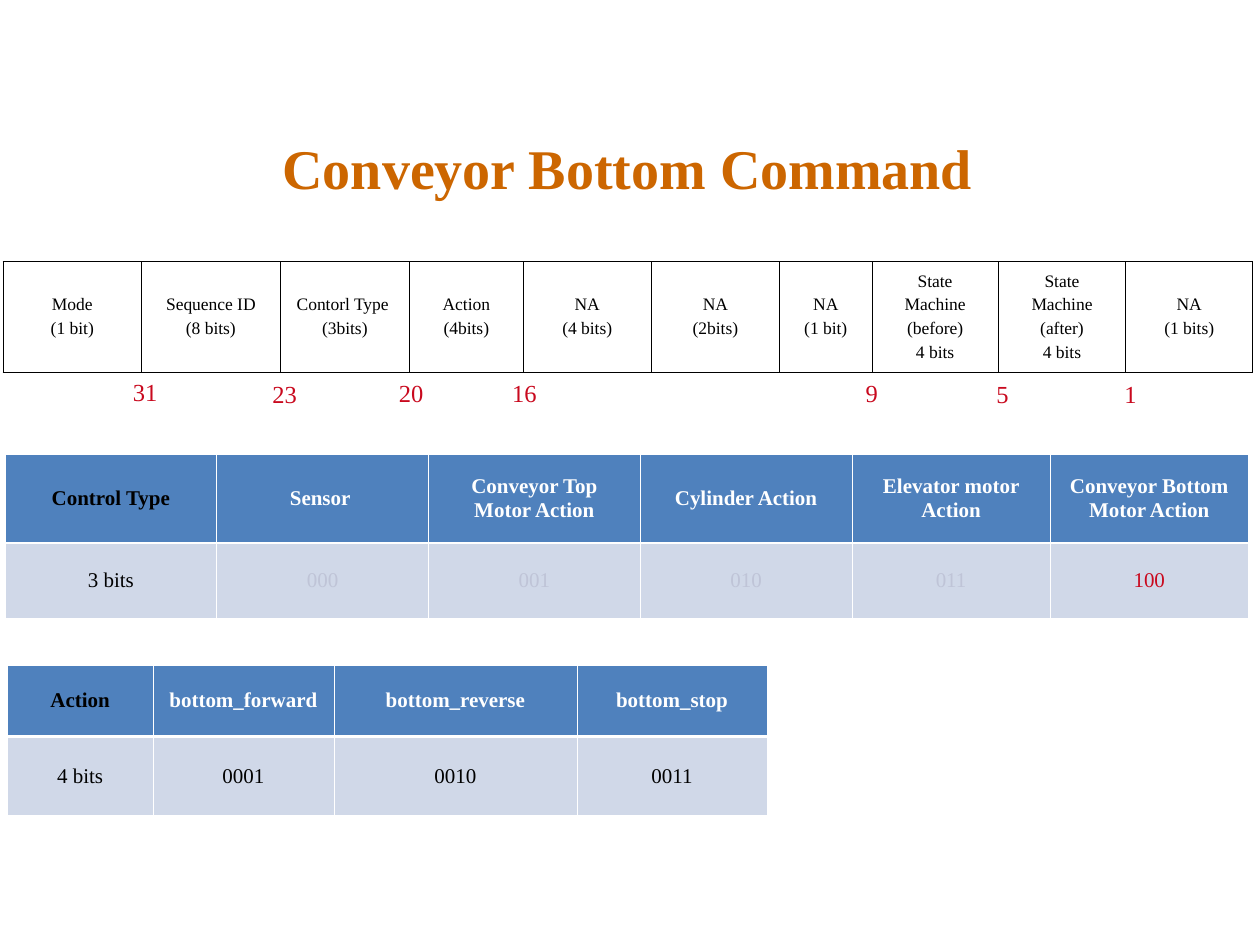
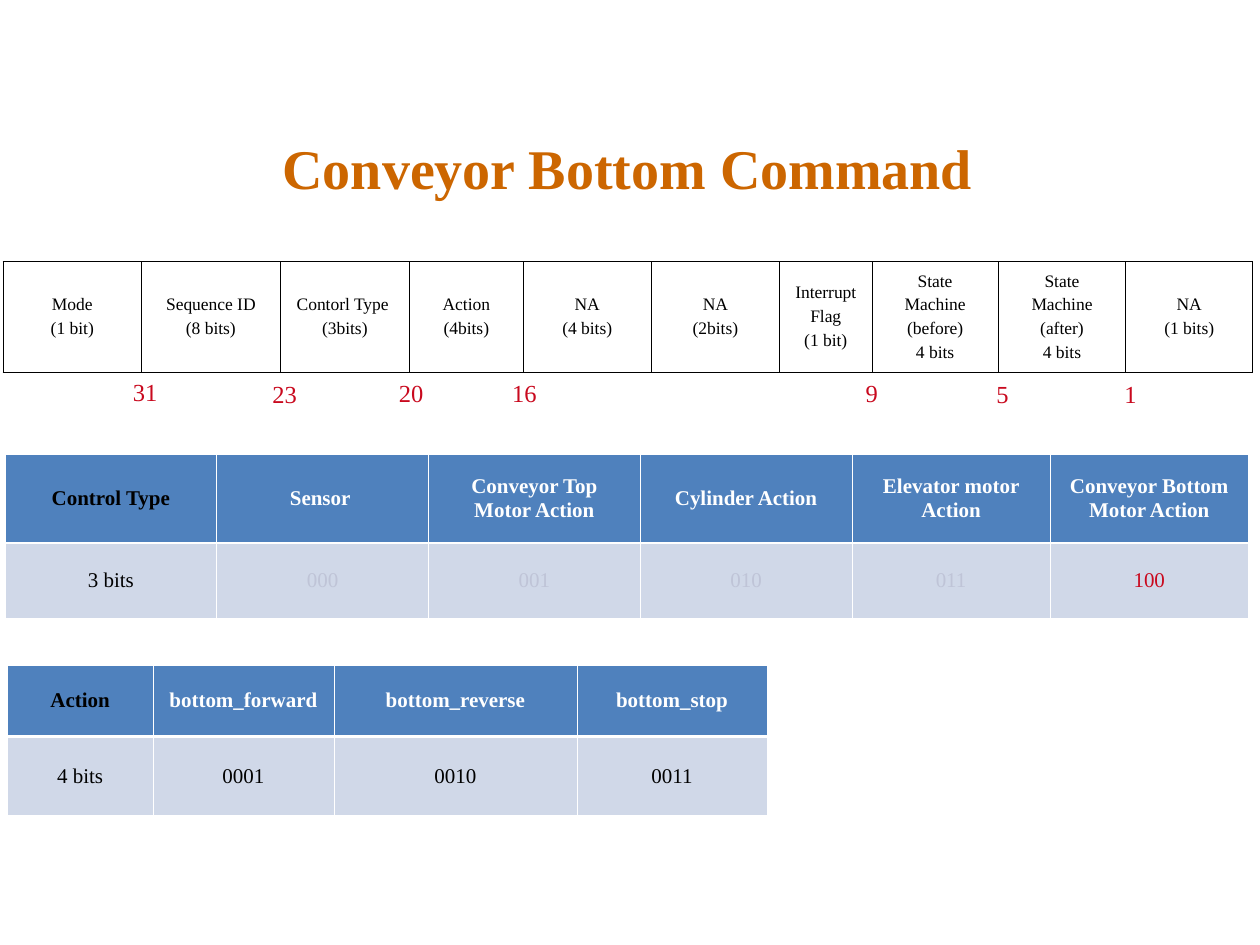
Before and after one commit to WuminWu/IACT_SmartConveyor, a slide deck: slide 7 of Smart Conveyor - 通訊協定封包格式.ppt. Drawn at 1260x945 pixels with LibreOffice and Linux fonts; fonts in the diff are those of the drawing; background and template pictures are left out. Boxes give left, top, right and bottom in pixels: in the first picture for what was removed or moved away, otherwise in the second. Text is boxed around its words. In the diff, an @@ line names an element or a change of style, - is before the commit and + after.

```diff
--- a/Smart Conveyor - 通訊協定封包格式.ppt
+++ b/Smart Conveyor - 通訊協定封包格式.ppt
@@ table at [3,262,1252,373] @@
-row 1, column 7: NA / (1 bit)
+row 1, column 7: Interrupt / Flag / (1 bit)
```
Also in this commit, not shown: 2 other slides changed, 1 slide removed, 29 other files.
